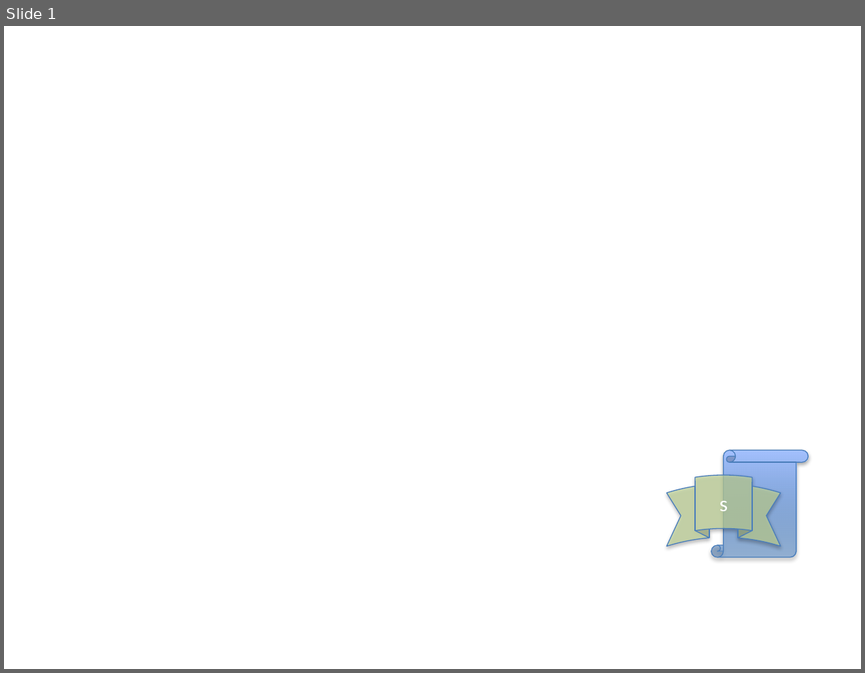
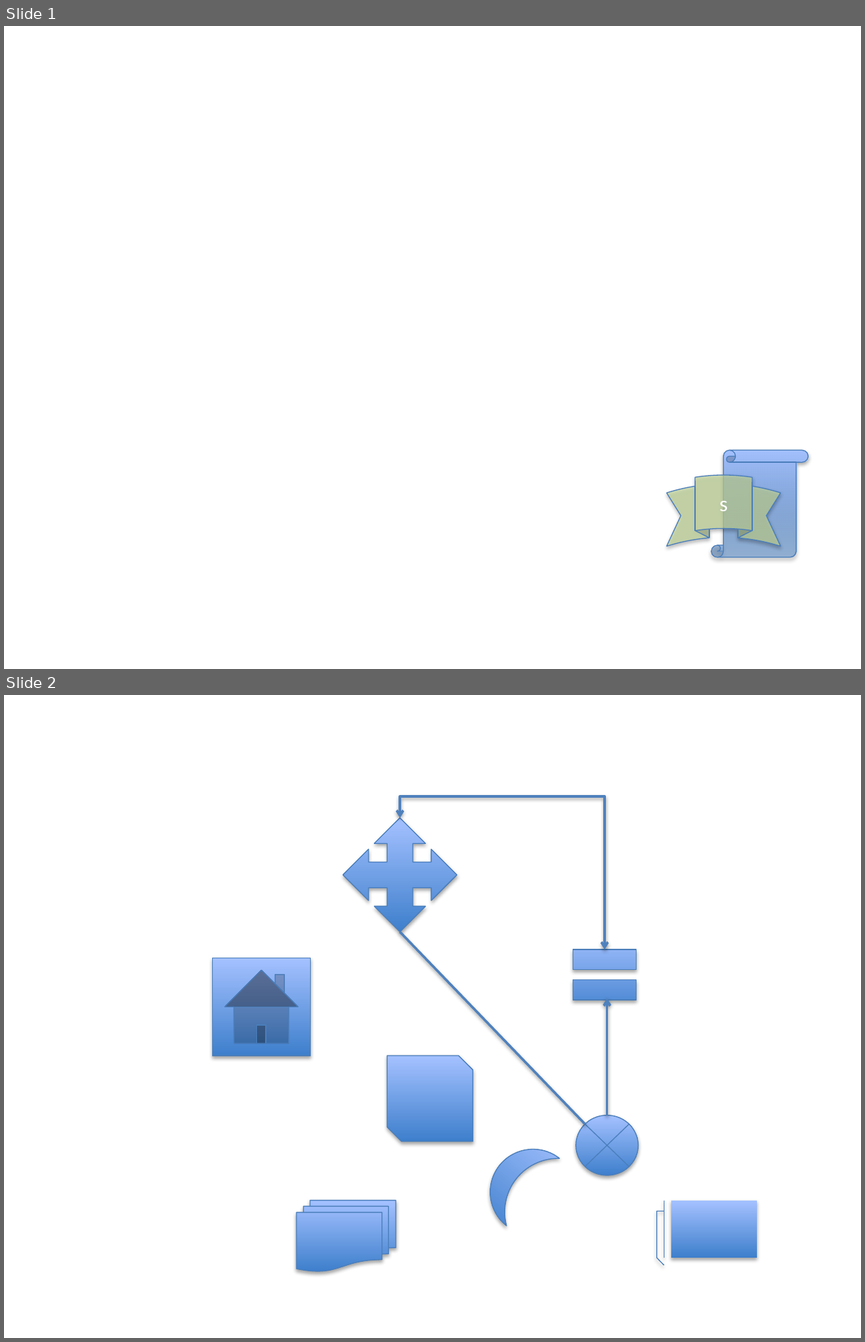
Before and after one commit to eda-globetrotter/SienaLaTeX, a slide deck: presentazione/pics/backgnd.pptx. Shown one above the other, each under a label of ours: slide 1 before the commit, slides 1 and 2 after it. The pictures are 865x673 and 865x1342 pixels, drawn with LibreOffice and Linux fonts; fonts in the diff are those of the drawing. Boxes give left, top, right and bottom in pixels: in the first picture for what was removed or moved away, otherwise in the second. Text is boxed around its words. In the diff, an @@ line names an element or a change of style, - is before the commit and + after.

Commit message:
Finished LaTeX template for presentation slides.

```diff
--- a/presentazione/pics/backgnd.pptx
+++ b/presentazione/pics/backgnd.pptx
@@ slide 2 added at (x1=4, y1=695, x2=861, y2=1338), background #FFFFFF @@
@@ elbow double arrow added from (400, 817) to (604, 949), #4F81BD 2 pt @@
@@ quad arrow added at (x1=343, y1=817, x2=458, y2=932), fill gradient #3F80CE to #A4C4FF, outline #4B7EBC 0.75 pt @@
@@ line added from (400, 932) to (585, 1123), #4F81BD 2 pt @@
@@ math equal added at (x1=562, y1=932, x2=647, y2=1017), fill gradient #3F80CE to #A4C4FF, outline #4B7EBC 0.75 pt @@
@@ action button home added at (x1=212, y1=958, x2=310, y2=1055), fill gradient #3F80CE to #A4C4FF, outline #4B7EBC 0.75 pt @@
@@ elbow arrow added from (607, 1115) to (607, 998), #4F81BD 2 pt @@
@@ snip diag rect added at (x1=387, y1=1055, x2=473, y2=1141), fill gradient #3F80CE to #A4C4FF, outline #4B7EBC 0.75 pt @@
@@ flow chart summing junction added at (x1=575, y1=1115, x2=638, y2=1175), fill gradient #3F80CE to #A4C4FF, outline #4B7EBC 0.75 pt @@
@@ moon added at (x1=473, y1=1132, x2=560, y2=1225), fill gradient #3F80CE to #A4C4FF, outline #4B7EBC 0.75 pt @@
@@ flow chart multidocument added at (x1=296, y1=1200, x2=396, y2=1271), fill gradient #3F80CE to #A4C4FF, outline #4B7EBC 0.75 pt @@
@@ accent callout added at (x1=670, y1=1200, x2=756, y2=1257), fill gradient #3F80CE to #A4C4FF, outline #4B7EBC 0.75 pt @@
```
Also in this commit, not shown: 5 other files.
